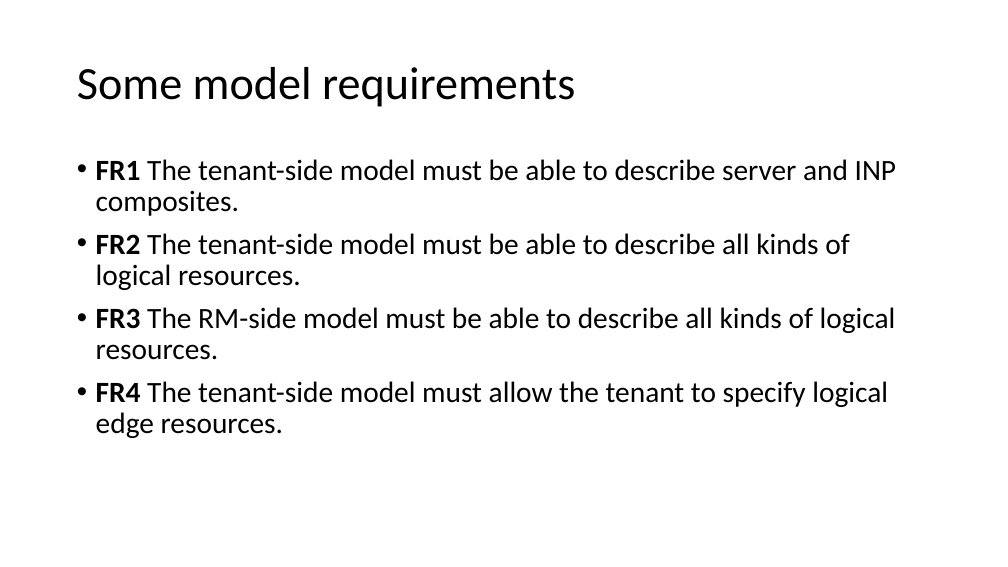
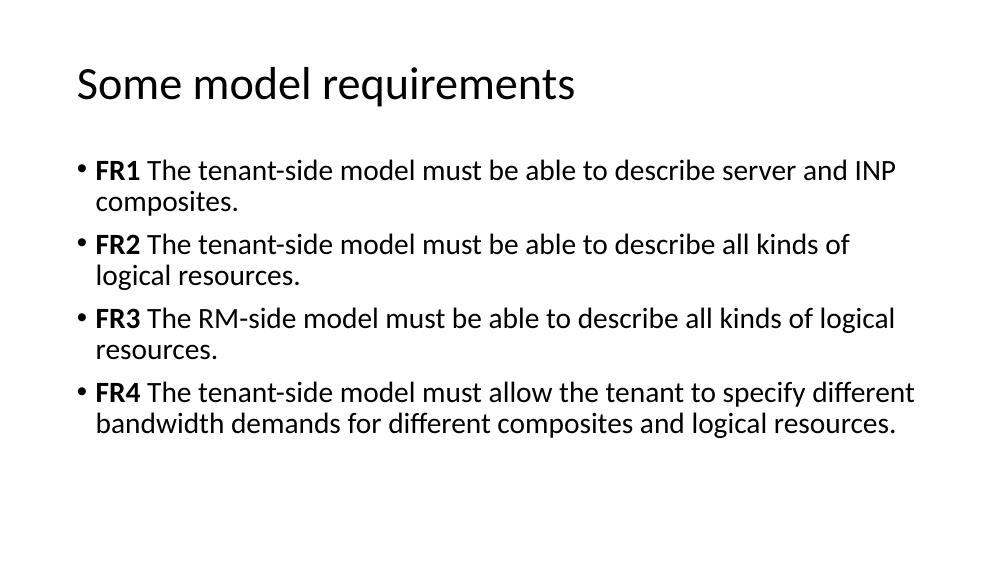
Before and after one commit to marcomicera/thesis, a slide deck: slide 11 of doc/thesis/figures/design/model/presentation.pptx. Drawn at 1008x567 pixels with LibreOffice and Linux fonts; fonts in the diff are those of the drawing. Boxes give left, top, right and bottom in pixels: in the first picture for what was removed or moved away, otherwise in the second. Text is boxed around its words. In the diff, an @@ line names an element or a change of style, - is before the commit and + after.

Commit message:
RMs and system design presentations included in thesis document

```diff
--- a/doc/thesis/figures/design/model/presentation.pptx
+++ b/doc/thesis/figures/design/model/presentation.pptx
@@ text at (96, 381, 915, 438): text changed @@
-• FR4 The tenant-side model must allow the tenant to specify logical edge resources.
+• FR4 The tenant-side model must allow the tenant to specify different bandwidth demands for different composites and logical resources.
```
Also in this commit, not shown: 53 other files.
